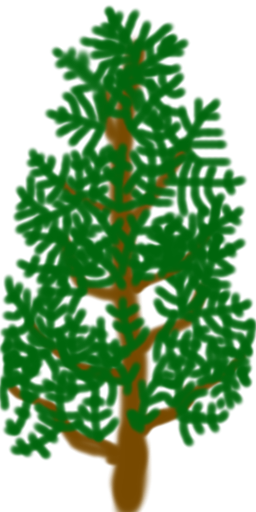
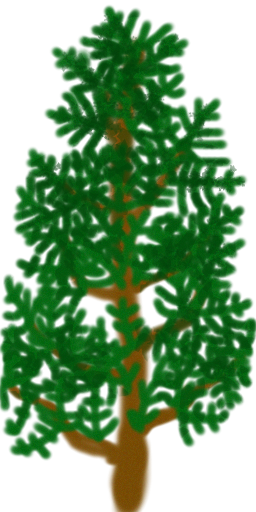
The second 256×512 image is a revision of the first. Changes to its layers:
painted on "Paint Layer 1" over <box>0,6,256,512</box>
painted on "Background" over <box>0,6,256,512</box>
